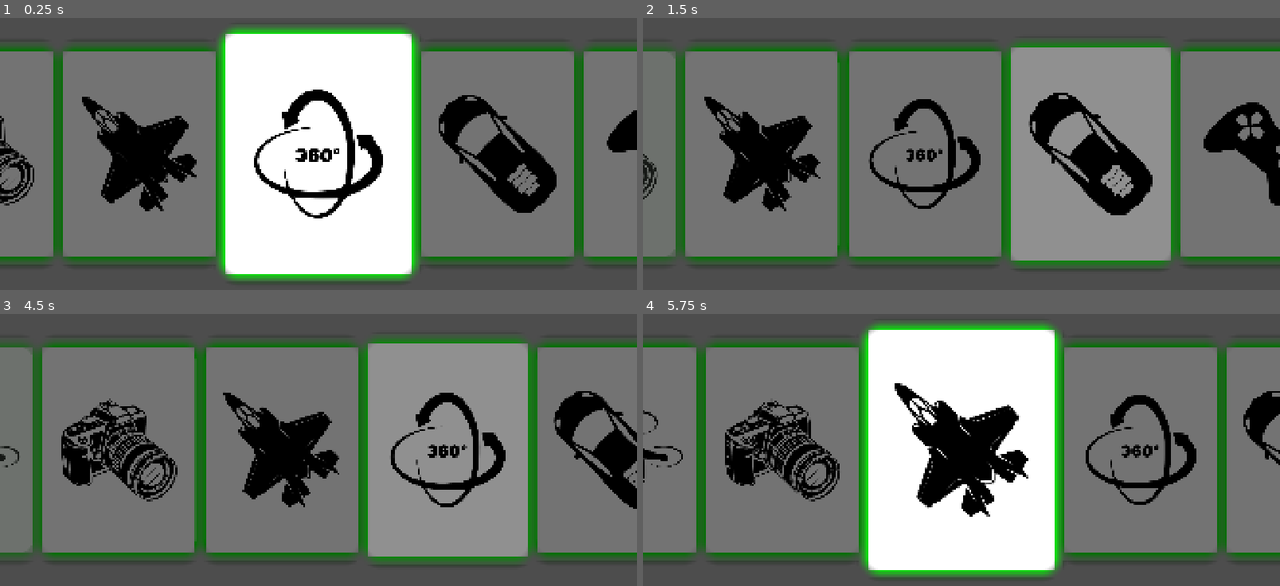
Above: before the commit, frames 1-4 (two rows, left to right).
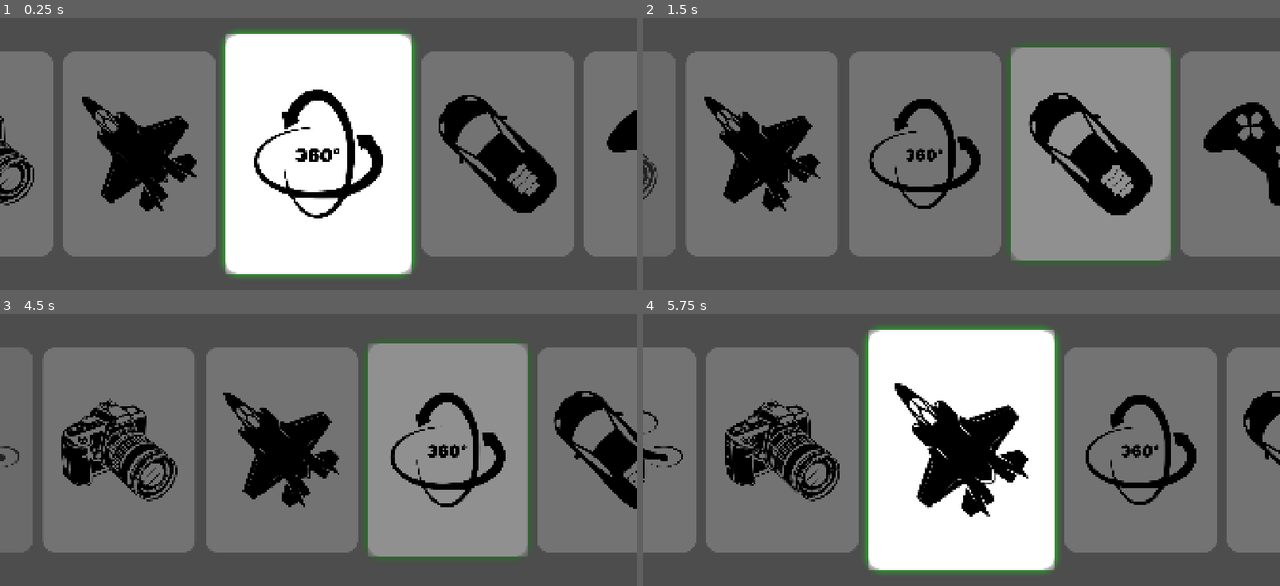
Above: after the commit, the same moments.

Repository: CantanTam/blecaco_phone
Game: Godot game, scene res://scenes/mode_select.tscn
Same seed, same stepped clock (60 frames per second), same inputs: the game is played once before the commit and once after it. This scene is started directly instead of the project's main scene.
Inputs (mouse positions are in pixels of both pictures, inside the frame that each line leads up to):
- Up to frame 1 (0.25 s): no input
- Up to frame 2 (1.5 s): tap Enter at 0.5, 0.6 s; move the mouse to (1101, 134) at 0.52 s; hold Up 0.53-1.25 s; click (1101, 134) at 0.67 s; tap Space at 0.77 s; drag from (834, 173) to (929, 224) at 1.27 s
- Up to frame 3 (4.5 s): tap Space at 2, 3.5, 3.77 s; move the mouse to (382, 371) at 2.02 s; hold Up 2.03-2.75 s; tap Tab at 2.1 s; tap Enter at 2.75, 4.25 s; drag from (286, 520) to (127, 395) at 2.77 s; move the mouse to (509, 504) at 3.52 s; hold Down 3.53-4.25 s; tap Keypad Enter at 3.6 s; drag from (127, 395) to (222, 360) at 4.27 s
- Up to frame 4 (5.75 s): tap Space at 5 s; move the mouse to (993, 450) at 5.02 s; hold Down from 5.03 s (still down); tap Enter at 5.1 s; click (993, 450) at 5.17 s

The runs differ from the first frame. In frame 1, 9.5% of the frame differs, in the area x 0-100%, y 3-97%; in frame 2, 8.6%; in frame 3, 8.6%; in frame 4, 9.5%.

Commit message:
cover glow: only on the selected cover, smaller and dimmer
Rounded corners stay on every cover, as asked, that was already right: each
card clips its image to the panel's rounded shape. What changes is the glow.

It is no longer baked into the scene stylebox, so it no longer shows on every
card. mode_cover_style.gd now owns the numbers and hands out two styleboxes,
one with the shadow and one without, and mode_select re-applies them whenever
the layout settles: on ready, after the centre pop, and once the selected cover
actually changes. The glow therefore belongs to whichever cover is selected and
follows its rounded outline, because the shadow is just that shape drawn
behind the background.

Size and brightness are down: shadow_size 40 to 28, and the colour drops to
70% alpha, which is what the glow's brightness comes down to.

Everything tunable sits in scripts/mode_cover_style.gd:
    CORNER_RADIUS  40
    GLOW_SIZE      28
    GLOW_COLOR     Color(0, 1, 0, 0.7)   # #00ff00 at 70%
    COVER_BG       white, and it has to stay opaque

Checked on a rendered frame and by reading the styleboxes: all six covers
report corner radius 40, only the selected one reports a shadow
(size 28, colour (0,1,0,0.7)), and moving the selection to another cover hands
the glow over.

Diff:
--- a/scenes/mode_select.tscn
+++ b/scenes/mode_select.tscn
@@ -8,16 +8,14 @@
 [ext_resource type="Texture2D" uid="uid://cf5xe046fh0ej" path="res://resources/CameraMode.svg" id="5_dxjqd"]
 [ext_resource type="Texture2D" uid="uid://rhxgb6wsi6ah" path="res://resources/DroneMode.svg" id="6_xuogk"]
 
-; 卡片外观：四个圆角 + 一圈绿色光晕。
+; 卡片外观（脚本没跑之前的兜底 / 编辑器预览用）：四个圆角的白卡。
 ;
-; 卡片是白色的（图片本身就是白底），所以这里 bg_color 也用白色，
-; 它的作用有两个：
-;   1) 提供一个「圆角形状」给节点上的 clip_children 当遮罩，把图片裁成圆角
-;   2) 挡住阴影向内的那部分，只留外面一圈光晕
+; ⚠️ 真正的样式由 scripts/mode_cover_style.gd 在运行时套上（统一入口）：
+;      选中 / 中间高亮放大的那张 → 带一圈绿色光晕
+;      其它卡片                   → 只有圆角，没有光晕
 ;
-; ⚠️ bg_color 必须**不透明**：半透明的话阴影会从卡片内部透出来，整张卡变绿。
-; shadow_color = #00ff00ff；shadow_offset 为 0 即「居中放大」；
-; shadow_size 就是光晕向外扩散的厚度。
+; 圆角本身要靠节点上的 clip_children 用它当遮罩，把封面图裁成四角圆角
+;（所有卡片都是这个效果）；底色必须不透明，否则光晕会从卡片内部透出来。
 [sub_resource type="StyleBoxFlat" id="StyleBoxFlat_cover"]
 bg_color = Color(1, 1, 1, 1)
 corner_radius_top_left = 40
@@ -25,9 +23,6 @@
 corner_radius_bottom_right = 40
 corner_radius_bottom_left = 40
 corner_detail = 20
-shadow_color = Color(0, 1, 0, 1)
-shadow_size = 40
-shadow_offset = Vector2(0, 0)
 
 [node name="ModeSelect" type="Control" unique_id=1451242520]
 layout_mode = 3
--- /dev/null
+++ b/scripts/mode_cover_style.gd
@@ -0,0 +1,50 @@
+class_name ModeCoverStyle
+
+# ============================================================
+# ModeSelect 卡片的统一外观 —— 唯一入口
+#
+# 卡片是 Panel + 里面的 CoverImage。这里的样式盒同时负责三件事：
+#   1) 圆角：节点上开了 clip_children，用这个圆角形状把图片裁成四角圆角
+#   2) 挡住阴影向内的部分：Godot 的阴影画在背景**后面**，背景不透明时
+#      就只剩外面一圈光晕；半透明的话绿色会透进卡片里
+#   3) 光晕：shadow 就是「居中放大的同一形状」，所以它天然沿着圆角规形走，
+#      也会跟着卡片的放大 / 移动动画一起动
+#
+# ⚠️ 光晕**只给选中（中间高亮放大）的那张**：make(true) 给选中，其余用 make(false)。
+# ============================================================
+
+## 四个圆角半径（px）
+const CORNER_RADIUS := 40
+
+## 卡片底色。白色 —— 和封面图自己的白底一致；
+## ⚠️ 必须不透明，否则光晕会从卡片内部透出来。
+const COVER_BG := Color(1.0, 1.0, 1.0, 1.0)
+
+## 光晕向外扩散的厚度（px）
+const GLOW_SIZE := 28
+
+## 光晕颜色 + 亮度（alpha 就是亮度）
+const GLOW_COLOR := Color(0.0, 1.0, 0.0, 0.7)
+
+
+## 造一份卡片样式盒。
+##
+##   with_glow = true  → 带光晕（选中 / 中间高亮的那张）
+##   with_glow = false → 不带光晕（其它卡片）
+static func make(with_glow: bool) -> StyleBoxFlat:
+	var style := StyleBoxFlat.new()
+
+	style.bg_color = COVER_BG
+	style.corner_radius_top_left = CORNER_RADIUS
+	style.corner_radius_top_right = CORNER_RADIUS
+	style.corner_radius_bottom_right = CORNER_RADIUS
+	style.corner_radius_bottom_left = CORNER_RADIUS
+	style.corner_detail = 20
+
+	if with_glow:
+		style.shadow_color = GLOW_COLOR
+		style.shadow_size = GLOW_SIZE
+		# 偏移 0 = 居中放大
+		style.shadow_offset = Vector2.ZERO
+
+	return style
--- a/scripts/mode_select.gd
+++ b/scripts/mode_select.gd
@@ -25,6 +25,11 @@
 var current_mode_scene_path: String = ""
 var cover_animation_running: bool = false
 
+## 卡片的两份样式盒：带光晕 / 不带光晕。
+## 外观参数在 scripts/mode_cover_style.gd，这里只负责按选中状态挑一份。
+var _cover_style_glow: StyleBoxFlat
+var _cover_style_plain: StyleBoxFlat
+
 func _ready() -> void:
 	# 未由外部指定时，从 Options 取当前模式
 	if current_mode_scene_path.is_empty():
@@ -40,6 +45,10 @@
 			selected_cover_name = cover_name
 			break
 
+	# 卡片外观（四个圆角 + 选中那圈光晕）统一由 ModeCoverStyle 提供
+	_cover_style_glow = ModeCoverStyle.make(true)
+	_cover_style_plain = ModeCoverStyle.make(false)
+
 	_layout_covers()
 
 	for cover_name in Options.MODE_SCENES:
@@ -105,6 +114,36 @@
 		cover.rotation = 0.0
 		cover.z_index = target["z_index"]
 		cover.modulate = _get_cover_modulate(distance, 1.0, true)
+
+	_refresh_cover_glow()
+
+
+## 只有「选中 / 中间高亮放大」的那张卡片带光晕，其余卡片没有。
+##
+## ⚠️ 布局一变就要调一次，否则换封面之后光晕会留在旧的那张上。
+##    光晕本身就是卡片样式盒的阴影，所以它会自动沿着那张卡的圆角规形走，
+##    并跟着它的放大 / 移动一起动。
+func _refresh_cover_glow() -> void:
+	var selected_index: int = COVER_ORDER.find(selected_cover_name)
+
+	if selected_index == -1:
+		return
+
+	if _cover_style_glow == null or _cover_style_plain == null:
+		return
+
+	for i in range(COVER_ORDER.size()):
+		var cover: Control = cover_flow.get_node_or_null(
+			COVER_ORDER[i]
+		) as Control
+
+		if cover == null:
+			continue
+
+		cover.add_theme_stylebox_override(
+			"panel",
+			_cover_style_glow if i == selected_index else _cover_style_plain
+		)
 
 
 func _get_cover_distance(
@@ -481,6 +520,9 @@
 
 	selected_cover_name = COVER_ORDER[new_index]
 
+	# 光晕交接给新选中的那张
+	_refresh_cover_glow()
+
 
 func _animate_center_cover() -> void:
 	var selected_index: int = COVER_ORDER.find(
@@ -541,3 +583,5 @@
 		).set_trans(Tween.TRANS_CUBIC).set_ease(Tween.EASE_OUT)
 
 	await tween.finished
+
+	_refresh_cover_glow()
Not shown, added: scripts/mode_cover_style.gd.uid
